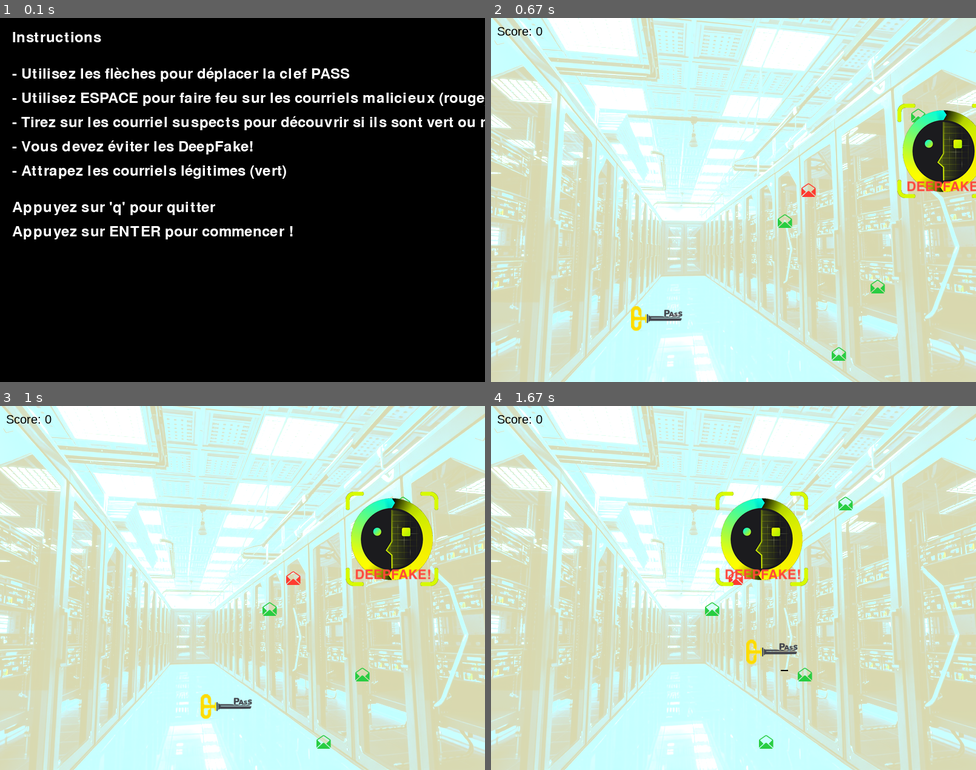
Above: before the commit, frames 1-4 (two rows, left to right).
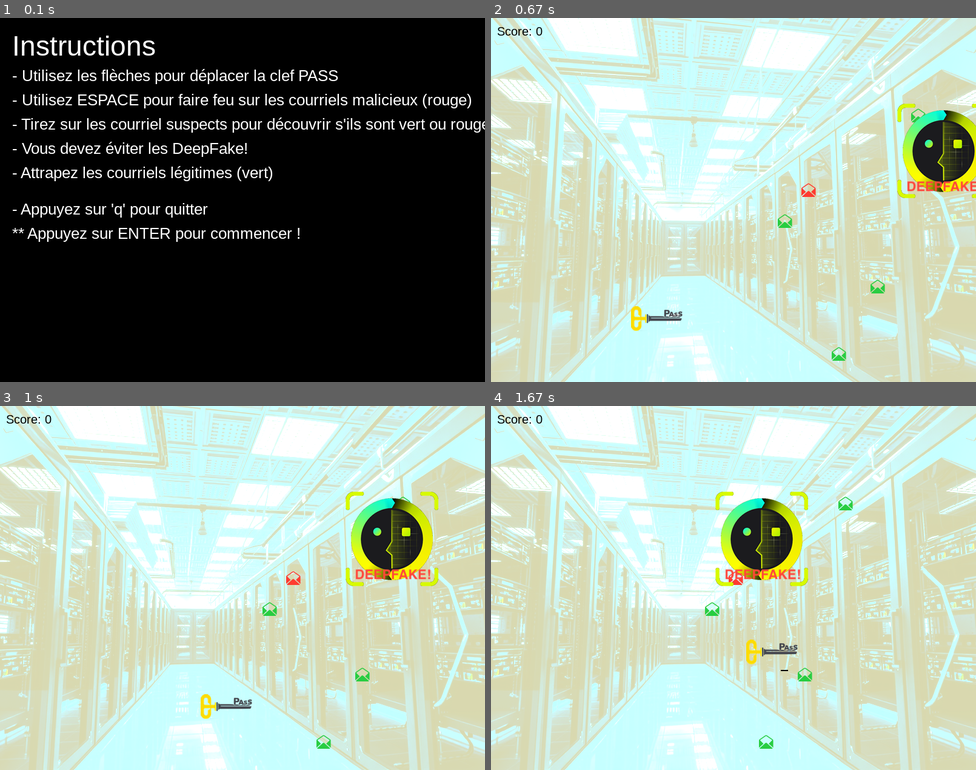
Above: after the commit, the same moments.

Repository: jwhite909/pygame
Game: pygame game, started from main.py
Two runs of this game, one before a commit and one after it. Both use one fixed random seed, a clock stepped at 60 frames per second and the inputs below.
Inputs:
- Up to frame 1 (0.1 s): no input
- Up to frame 2 (0.67 s): tap Enter at 0.33 s
- Up to frame 3 (1 s): hold Right from 0.67 s (still down)
- Up to frame 4 (1.67 s): release Right at 1.13 s; hold Up 1.17-1.47 s; tap Space at 1.23, 1.57 s; hold Right from 1.5 s (still down)

The runs differ from the first frame. In frame 1, 9.3% of the frame differs, in the area x 2-100%, y 3-62%; in frame 2, nothing differs; in frame 3, nothing differs; in frame 4, nothing differs.

Commit message:
problème d'affichage pour les instrucitons

Diff:
--- a/main.py
+++ b/main.py
@@ -62,6 +62,7 @@
 
     # Load the font for displaying text
     font  = pygame.font.SysFont('Arial', 46)
+    small_font = pygame.font.SysFont('Arial', 26)
 
     # Play the background music loop
     pygame.mixer.music.play(-1)
@@ -85,13 +86,6 @@
         pygame.quit()
         sys.exit()
 
-
-
-
-
-
-    # Police
-    font = pygame.font.Font(None, 36)
 
     # Fonction pour afficher le texte sur l'écran
     def draw_text(text, font, color, surface, x, y):
@@ -107,13 +101,13 @@
             screen.fill(BLACK)
 
             draw_text("Instructions", font, WHITE, screen, 20, 20)
-            draw_text("- Utilisez les flèches pour déplacer la clef PASS", font, WHITE, screen, 20, 80)
-            draw_text("- Utilisez ESPACE pour faire feu sur les courriels malicieux (rouge) ", font, WHITE, screen, 20, 120)
-            draw_text("- Tirez sur les courriel suspects pour découvrir si ils sont vert ou rouge!", font, WHITE, screen, 20, 160)
-            draw_text("- Vous devez éviter les DeepFake!", font, WHITE, screen, 20, 200)
-            draw_text("- Attrapez les courriels légitimes (vert) ", font, WHITE, screen, 20, 240)
-            draw_text("Appuyez sur 'q' pour quitter", font, WHITE, screen, 20, 300)
-            draw_text("Appuyez sur ENTER pour commencer !", font, WHITE, screen, 20, 340)
+            draw_text("- Utilisez les flèches pour déplacer la clef PASS", small_font, WHITE, screen, 20, 80)
+            draw_text("- Utilisez ESPACE pour faire feu sur les courriels malicieux (rouge) ", small_font, WHITE, screen, 20, 120)
+            draw_text("- Tirez sur les courriel suspects pour découvrir s'ils sont vert ou rouge!", small_font, WHITE, screen, 20, 160)
+            draw_text("- Vous devez éviter les DeepFake!", small_font, WHITE, screen, 20, 200)
+            draw_text("- Attrapez les courriels légitimes (vert) ", small_font, WHITE, screen, 20, 240)
+            draw_text("- Appuyez sur 'q' pour quitter", small_font, WHITE, screen, 20, 300)
+            draw_text("** Appuyez sur ENTER pour commencer !", small_font, WHITE, screen, 20, 340)
 
             pygame.display.flip()
 
